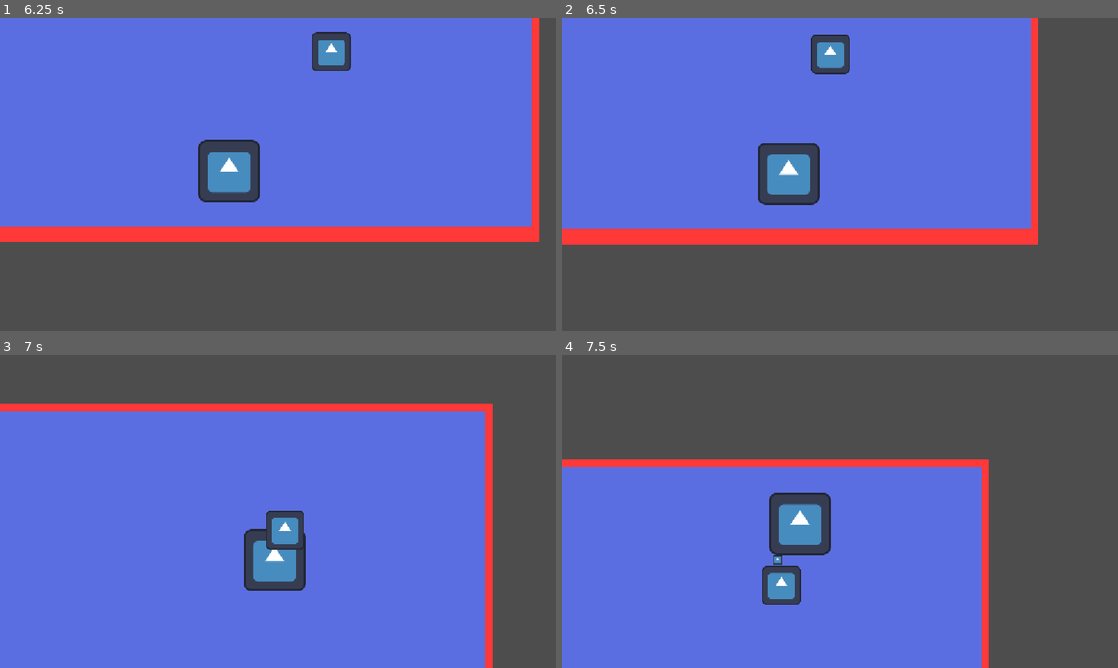
Above: before the commit, frames 1-4 (two rows, left to right).
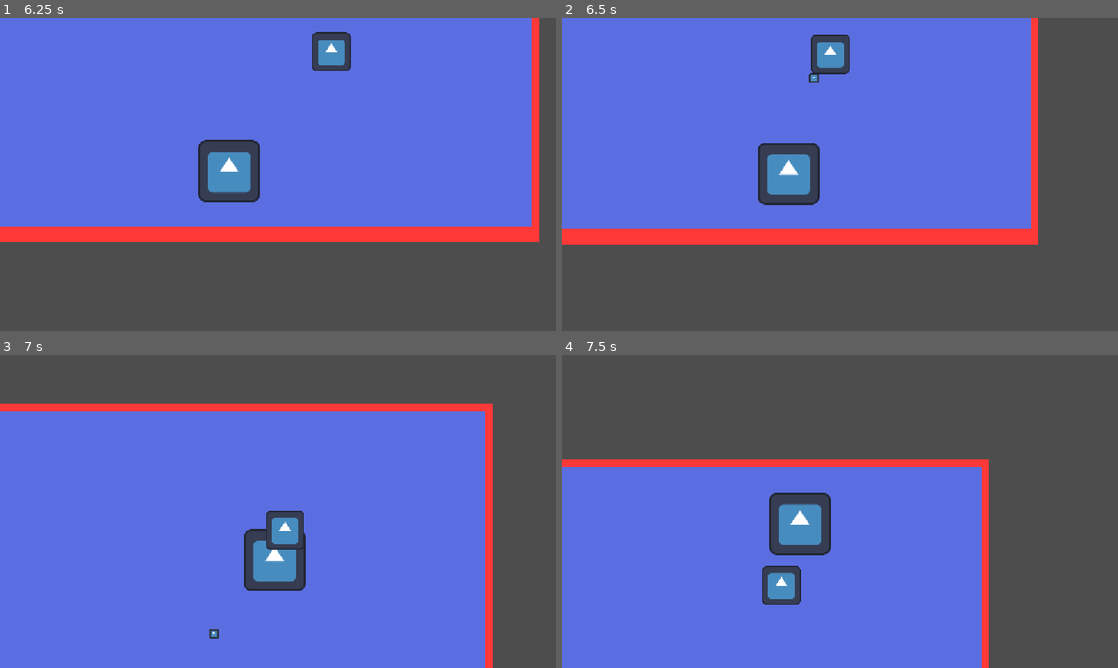
Above: after the commit, the same moments.

Repository: icarus-child/ASJ2026
Game: Godot game, scene res://main.tscn
Same seed, same stepped clock (60 frames per second), same inputs: the game is played once before the commit and once after it. The engine's default icon, where the game draws it, is replaced by a stand-in: a white triangle on a blue panel in a dark square.
Inputs:
- Up to frame 1 (6.25 s): hold D (move_right) 0.53-1.28 s; hold Space (parry, bound only after the commit) 0.53-1.28 s; hold S (move_down) 1.28-2.03 s; tap Space (parry, bound only after the commit) every 1.5 s from 1.35 to 5.85 s; hold D (move_right) 2.03-2.78 s; hold Space (parry, bound only after the commit) 2.03-2.78 s; hold W (move_up) 2.78-3.53 s; hold Space (parry, bound only after the commit) 3.53-4.28 s; hold A (move_left) 3.53-5.03 s; hold S (move_down) 5.03-5.78 s; hold Space (parry, bound only after the commit) 5.03-5.78 s; hold D (move_right) from 5.78 s (still down)
- Up to frame 2 (6.5 s): keep holding D (move_right)
- Up to frame 3 (7 s): release D (move_right) at 6.53 s; hold W (move_up) from 6.53 s (still down); hold Space (parry, bound only after the commit) from 6.53 s (still down)
- Up to frame 4 (7.5 s): release W (move_up) at 7.28 s; release Space (parry, bound only after the commit) at 7.28 s; hold D (move_right) from 7.28 s (still down); tap Space (parry, bound only after the commit) at 7.35 s

Frame 1 is identical in both runs. In frame 2, less than 0.1% of the frame differs, in the area x 44-47%, y 17-21%; in frame 3, less than 0.1%; in frame 4, less than 0.1%.

Commit message:
parries work

Diff:
--- a/enemies/test_enemy.gd
+++ b/enemies/test_enemy.gd
@@ -12,8 +12,8 @@
 # the ai needs to know how far it can move before it's cooldown is done so it can
 # move intelligently between attacks (?) i.e. it prioritizes local optimums
 
-@export var min_attack_cooldown: float = 3
-@export var max_attack_cooldown: float = 6
+@export var min_attack_cooldown: float
+@export var max_attack_cooldown: float
 
 var can_attack: bool = true
 
--- a/enemies/test_enemy.tscn
+++ b/enemies/test_enemy.tscn
@@ -11,6 +11,8 @@
 collision_mask = 272
 lock_rotation = true
 script = ExtResource("1_pegq0")
+min_attack_cooldown = 2.0
+max_attack_cooldown = 4.0
 
 [node name="Sprite2D" type="Sprite2D" parent="." unique_id=1694667638]
 scale = Vector2(0.6293247, 0.6293247)
--- a/enemies/test_projectile.gd
+++ b/enemies/test_projectile.gd
@@ -11,9 +11,9 @@
 
 
 func _on_body_enter(body: Node2D) -> void:
-	assert(body is Player or body is TileMapLayer, "unexpected collision with %s" % body.name)
-	if body is Player:
-		var player := body as Player
+	assert(body is StaticBody2D or body is TileMapLayer, "unexpected collision with %s" % body.name)
+	if body is StaticBody2D and (body as StaticBody2D).collision_layer == 2:
+		var player := body.get_parent() as Player
 		player.recieve_attack()
 	else:
 		pass  # hit the wall animation
--- a/player/player.gd
+++ b/player/player.gd
@@ -4,9 +4,15 @@
 @export var max_speed: float
 @export var max_accel: float
 
-# TODO: make player controller feel snappier
 var facing := Vector2(0, 1)
 
+@onready var hurtbox: StaticBody2D = $Hurtbox
+@onready var parry_cooldown: Timer = $ParryCooldown
+@onready var parry_early_window: Timer = $ParryEarlyWindow
+@onready var parry_late_window: Timer = $ParryLateWindow
+
+
+# TODO: make player controller feel snappier
 func _physics_process(delta: float) -> void:
 	var move_input: Vector2 = Input.get_vector("move_left", "move_right", "move_up", "move_down").limit_length()
 	if not move_input.is_zero_approx():
@@ -16,11 +22,59 @@
 	move_and_slide()
 	velocity = get_real_velocity()
 
-func recieve_attack(damage: int = 1, can_parry: bool = true, custom_logic: Callable = func(_player: CharacterBody2D) -> void: return) -> void:
-	if can_parry:
-		pass
-	print("got hit")
-	PlayerResources.health = max(0, PlayerResources.health - damage)
-	if PlayerResources.health <= 0:
-		print("game over") # handle game over
-	custom_logic.call(self)
+
+func _input(event: InputEvent) -> void:
+	if event.is_action_pressed("parry") and parry_cooldown.is_stopped():
+		if not parry_late_window.is_stopped():
+			parry_late_window.stop()
+			parry()
+		parry_early_window.start()
+		parry_cooldown.start()
+
+
+# if we parry early -> start timer & cooledown
+# if we get hit when parry early timer is started -> parry and refund cooldown
+# if we get hit without parry early timer but with parry late timer -> trigger old parry late timer and start a new one
+# NOTE: does it feel better to keep an array backlog of grace windows and let you parry them all at once?
+# how would this function with the parry limit of 3?
+func recieve_attack(damage: int = 1, attack_can_be_parried: bool = true, custom_logic: Callable = func(_player: CharacterBody2D) -> void: return) -> void:
+	var hit_logic: Callable = func() -> void:
+		print("got hit")
+		PlayerResources.health = max(0, PlayerResources.health - damage)
+		if PlayerResources.health <= 0:
+			print("game over")
+		custom_logic.call(self)
+
+	# got hit before we parried the last attack, ending grace window
+	if not parry_late_window.is_stopped():
+		parry_late_window.stop()
+		parry_late_window.timeout.emit()
+		signal_disconnect_all(parry_late_window.timeout)
+		parry_late_window.timeout.connect(hit_logic)
+		parry_late_window.start()
+
+	if attack_can_be_parried:
+		if not parry_early_window.is_stopped():
+			parry_early_window.stop()
+			parry_cooldown.stop()
+			parry()
+		else:
+			signal_disconnect_all(parry_late_window.timeout)
+			parry_late_window.timeout.connect(hit_logic)
+			parry_late_window.start()
+	else:
+		hit_logic.call()
+
+
+
+func parry() -> void:
+	print("parried attack")
+
+
+
+func signal_disconnect_all(target_signal : Signal) -> void:
+	for n: Dictionary in target_signal.get_connections():
+		var callable_variant: Variant = n.get("callable")
+		assert(callable_variant is Callable)
+		var callable: Callable = callable_variant
+		target_signal.disconnect(callable as Callable)
--- a/player/player.tscn
+++ b/player/player.tscn
@@ -6,8 +6,10 @@
 [sub_resource type="CircleShape2D" id="CircleShape2D_rkbax"]
 radius = 61.204575
 
+[sub_resource type="RectangleShape2D" id="RectangleShape2D_rkbax"]
+size = Vector2(100, 100)
+
 [node name="Player" type="CharacterBody2D" unique_id=142514294]
-collision_layer = 3
 collision_mask = 257
 motion_mode = 1
 script = ExtResource("1_rkbax")
@@ -19,3 +21,24 @@
 
 [node name="CollisionShape2D" type="CollisionShape2D" parent="." unique_id=1511822475]
 shape = SubResource("CircleShape2D_rkbax")
+
+[node name="Hurtbox" type="StaticBody2D" parent="." unique_id=1905274435]
+collision_layer = 2
+collision_mask = 0
+
+[node name="CollisionShape2D" type="CollisionShape2D" parent="Hurtbox" unique_id=280334961]
+shape = SubResource("RectangleShape2D_rkbax")
+debug_color = Color(0.9015615, 0.25354874, 0.46391654, 0.41960785)
+
+[node name="ParryCooldown" type="Timer" parent="." unique_id=88528472]
+one_shot = true
+
+[node name="ParryEarlyWindow" type="Timer" parent="." unique_id=1639936526]
+process_callback = 0
+wait_time = 0.5
+one_shot = true
+
+[node name="ParryLateWindow" type="Timer" parent="." unique_id=379052634]
+process_callback = 0
+wait_time = 0.2
+one_shot = true
--- a/project.godot
+++ b/project.godot
@@ -60,7 +60,8 @@
 }
 parry={
 "deadzone": 0.2,
-"events": []
+"events": [Object(InputEventKey,"resource_local_to_scene":false,"resource_name":"","device":-1,"window_id":0,"alt_pressed":false,"shift_pressed":false,"ctrl_pressed":false,"meta_pressed":false,"pressed":false,"keycode":0,"physical_keycode":32,"key_label":0,"unicode":32,"location":0,"echo":false,"script":null)
+]
 }
 "spell slot 1"={
 "deadzone": 0.2,
--- a/singletons/player_resources.gd
+++ b/singletons/player_resources.gd
@@ -1,4 +1,7 @@
 extends Node
 
 var health: int = 5  # hollow knight style health, where damage is discrete. Not Final
-var spell_slot_one: Spell
+var spell_slot_one: Spell = null
+var spell_slot_two: Spell = null
+var spell_slot_three: Spell = null
+var spell_slot_four: Spell = null
Not shown: 1 places in main.tscn that only renumber resources
